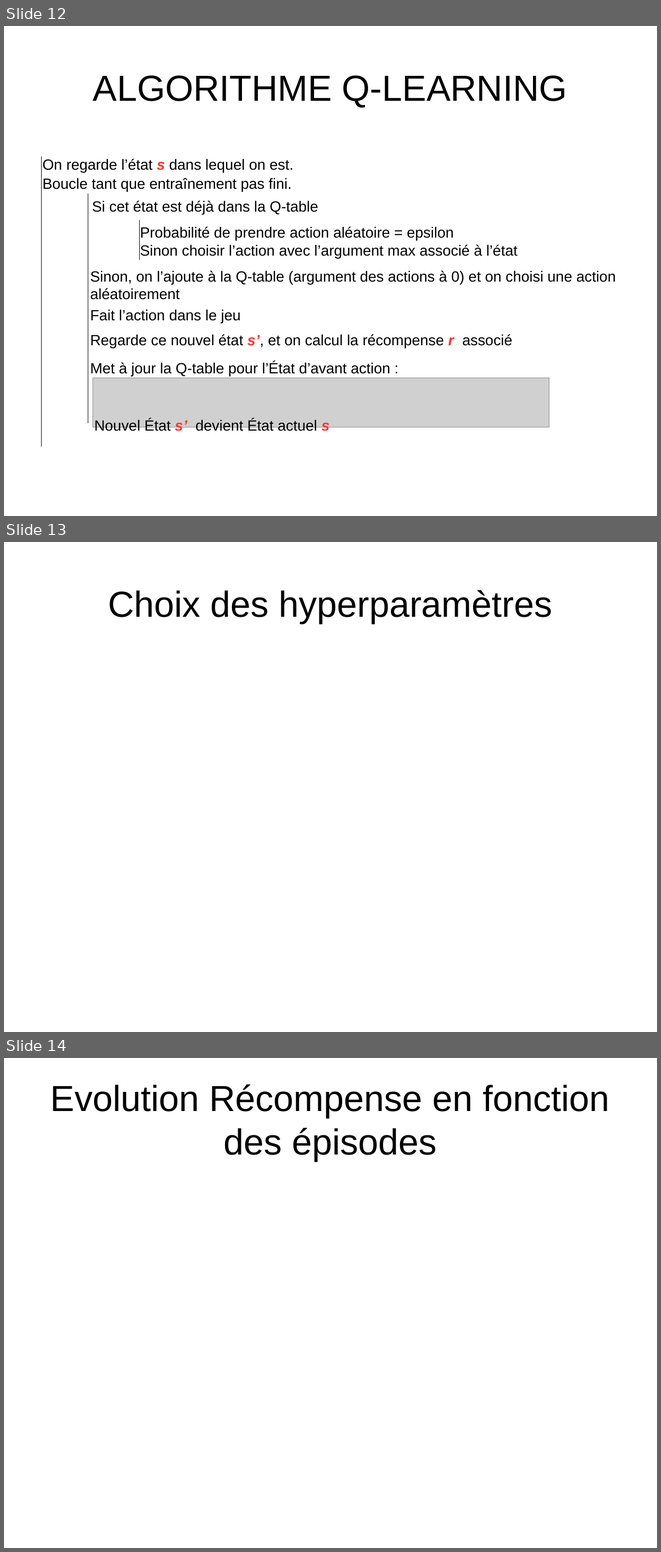
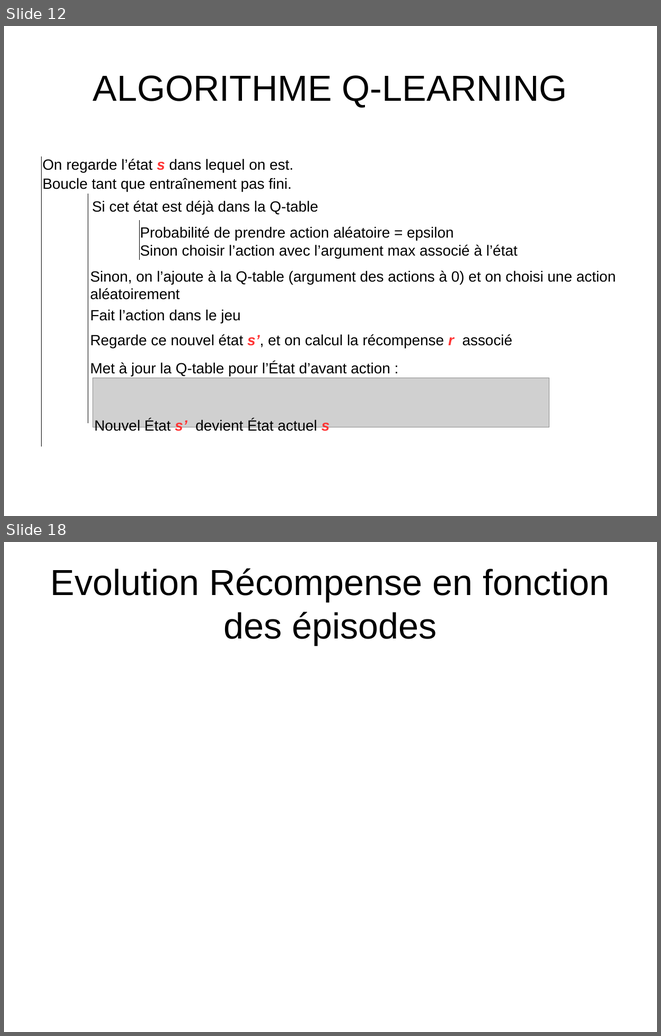
Before and after one commit to pfpimenta/projet_majeure, a slide deck: Presentation.odp. Shown one above the other, each under a label of ours: slides 12, 13 and 14 before the commit, slides 12 and 18 after it; the slides between them are not shown. The pictures are 661x1552 and 661x1036 pixels, drawn with LibreOffice and Linux fonts; fonts in the diff are those of the drawing; grey boxes stand for pictures. Boxes give left, top, right and bottom in pixels: in the first picture for what was removed or moved away, otherwise in the second. Text is boxed around its words. In the diff, an @@ line names an element or a change of style, - is before the commit and + after.

```diff
--- a/Presentation.odp
+++ b/Presentation.odp
@@ slide 13 removed at [4,542,657,1032], background #FFFFFF @@
@@ title removed at [108,590,553,623] @@
-Choix des hyperparamètres
@@ what was slide 14 is now slide 18 @@
```
Also in this commit, not shown: 5 slides added.
